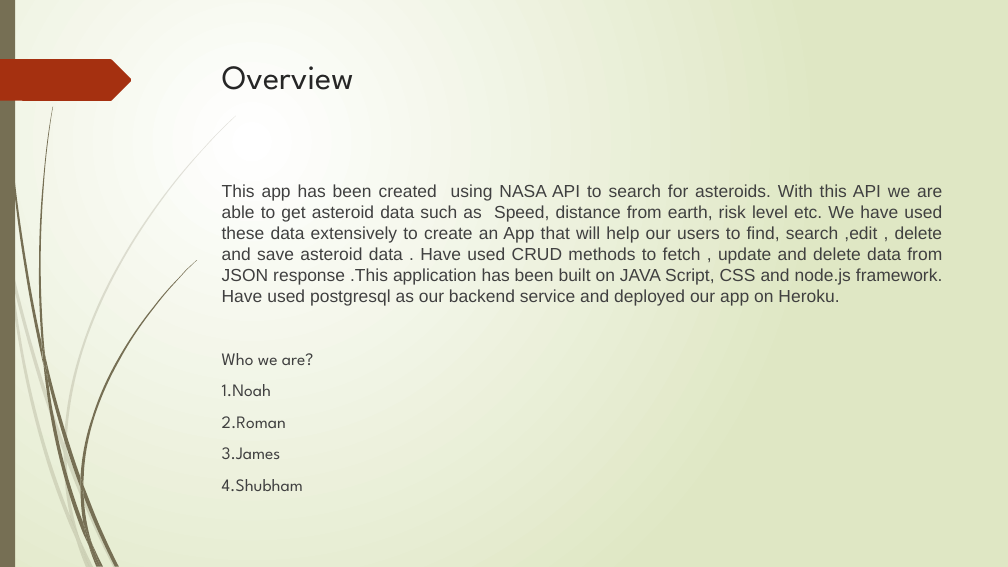
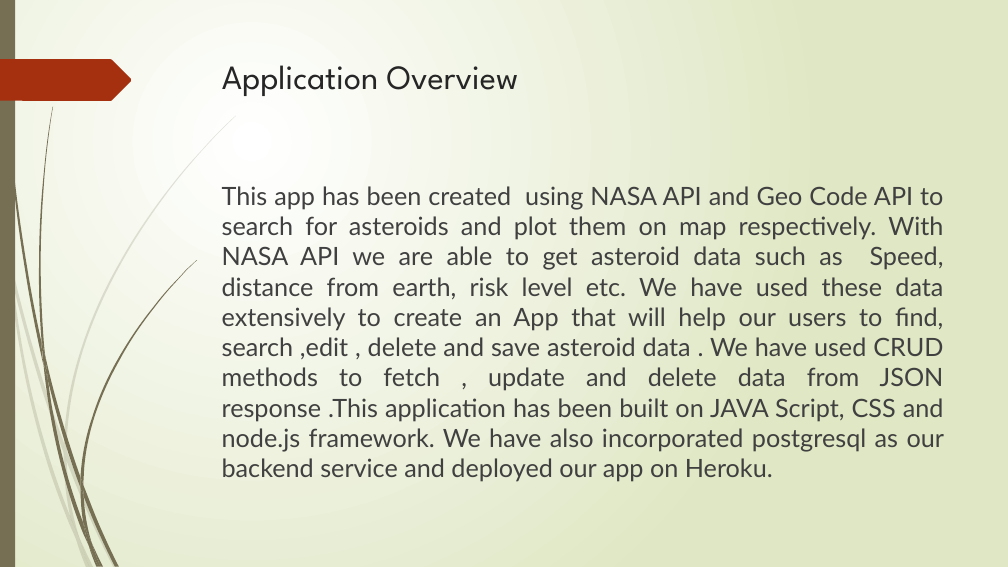
Before and after one commit to 301n15-nasa/main, a slide deck: slide 2 of Data Asteroid.pptx. Drawn at 1008x567 pixels with LibreOffice and Linux fonts; fonts in the diff are those of the drawing. Boxes give left, top, right and bottom in pixels: in the first picture for what was removed or moved away, otherwise in the second. Text is boxed around its words. In the diff, an @@ line names an element or a change of style, - is before the commit and + after.

```diff
--- a/Data Asteroid.pptx
+++ b/Data Asteroid.pptx
@@ title at [222,65,519,96]: text changed @@
-Overview
+Application Overview
@@ text at [222,186,945,482]: text changed; size 16.6 to 24 pt; font Arial to Lato @@
-This app has been created using NASA API to search for asteroids. With this API we are able to get asteroid data such as Speed, distance from earth, risk level etc. We have used these data extensively to create an App that will help our users to find, search ,edit , delete and save asteroid data . Have used CRUD methods to fetch , update and delete data from JSON response .This application has been built on JAVA Script, CSS and node.js framework. Have used postgresql as our backend service and deployed our app on Heroku.
-Who we are?
-1.Noah
-2.Roman
-3.James
-4.Shubham
+This app has been created using NASA API and Geo Code API to search for asteroids and plot them on map respectively. With NASA API we are able to get asteroid data such as Speed, distance from earth, risk level etc. We have used these data extensively to create an App that will help our users to find, search ,edit , delete and save asteroid data . We have used CRUD methods to fetch , update and delete data from JSON response .This application has been built on JAVA Script, CSS and node.js framework. We have also incorporated postgresql as our backend service and deployed our app on Heroku.
```
Also in this commit, not shown: 6 other slides changed, 2 slides added.
